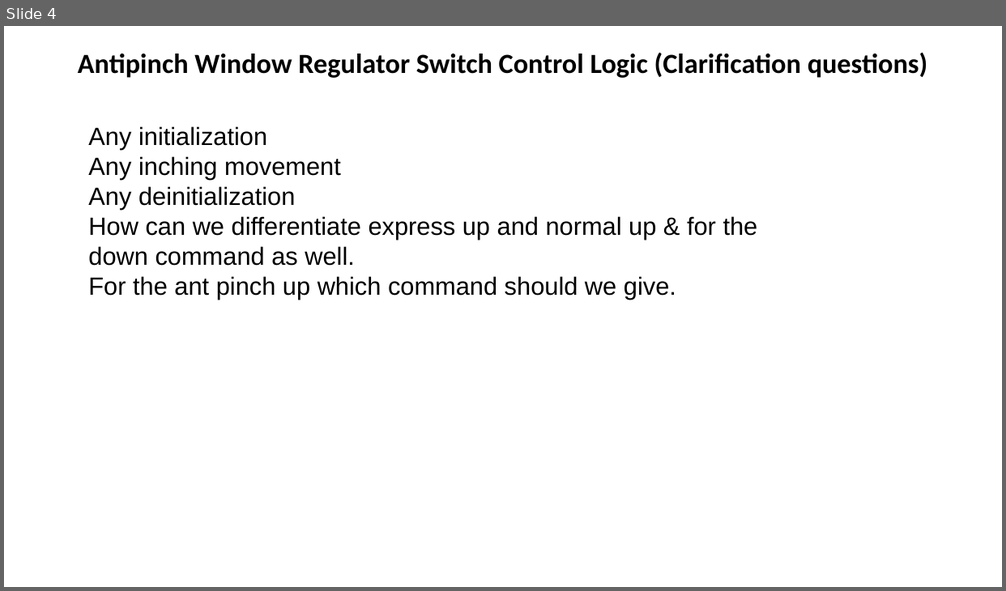
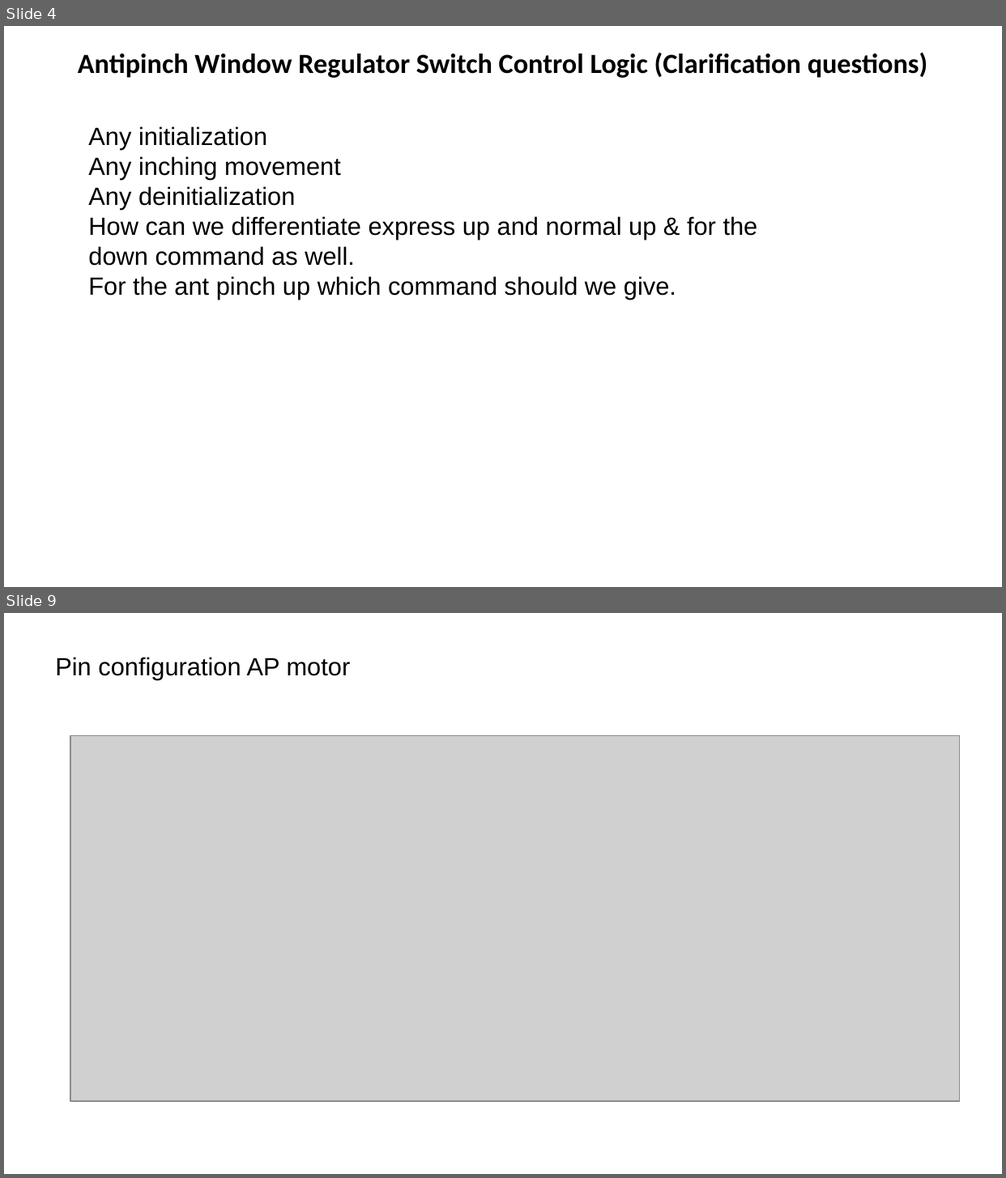
Before and after one commit to hashim-t/20-020-W601, a slide deck: Documents/W601-EOLTestingSequence_V1_MR_04012021.ppt. Shown one above the other, each under a label of ours: slide 4 before the commit, slides 4 and 9 after it; the slides between them are not shown. The pictures are 1006x591 and 1006x1178 pixels, drawn with LibreOffice and Linux fonts; fonts in the diff are those of the drawing; grey boxes stand for pictures. Boxes give left, top, right and bottom in pixels: in the first picture for what was removed or moved away, otherwise in the second. Text is boxed around its words. In the diff, an @@ line names an element or a change of style, - is before the commit and + after.

Commit message:
added pin configuration to the ppt

```diff
--- a/Documents/W601-EOLTestingSequence_V1_MR_04012021.ppt
+++ b/Documents/W601-EOLTestingSequence_V1_MR_04012021.ppt
@@ slide 9 added at [4, 613, 1002, 1174], background #FFFFFF @@
@@ text added at [55, 657, 351, 679], 18 pt, text #000000 @@
+Pin configuration AP motor
@@ picture added at [71, 736, 960, 1102] @@
```
Also in this commit, not shown: 3 slides changed, 2 other slides added, 1 other file.
